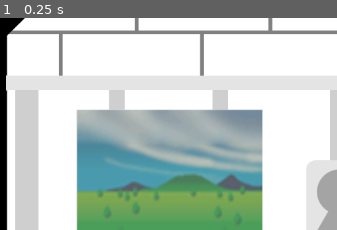
Above: before the commit, frame 1.
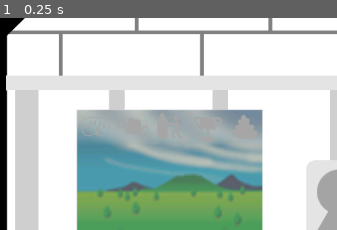
Above: after the commit, the same moment.

Repository: day-dreamxr/Digital-Monster-Online
Game: Godot game, scene res://main.tscn
Two runs of this game, one before a commit and one after it. Both use one fixed random seed, a clock stepped at 60 frames per second and the inputs below.
Inputs:
- Up to frame 1 (0.25 s): no input
The pictures show only the part of the screen within x 0-50%, y 9-59%; the shares and areas given below are measured in that part.

The runs differ from the first frame. In frame 1, 0.3% of the frame differs, in the area x 24-76%, y 44-56%.

Commit message:
Top Row Buttons

Diff:
--- a/main.gd
+++ b/main.gd
@@ -11,6 +11,9 @@
 signal cage_color_changed(new_value: Color)
 signal background_color_changed(new_value: Color)
 signal screen_background_index_changed(new_value: int)
+
+@onready var buttons: Array[TextureButton] = [$ScreenBackground/HBoxContainer/Health, $ScreenBackground/HBoxContainer/Feed, $ScreenBackground/HBoxContainer/Train, $ScreenBackground/HBoxContainer/Battle, $ScreenBackground/HBoxContainer/Flush]
+@onready var focus_index = 0
 
 func _ready() -> void:
 	SaveData.saved.connect(reload_colors)
@@ -27,6 +30,8 @@
 
 func _on_button_pressed() -> void:
 	AudioPlayer.beep.play()
+
+
 
 func _on_options_button_pressed() -> void:
 	%Options.show()
@@ -81,3 +86,9 @@
 
 func _on_web_save_data_picker_file_loaded(content: PackedByteArray, filename: String) -> void:
 	SaveData.import_save_data(content)
+
+func _on_a_pressed() -> void:
+	buttons[focus_index].grab_focus()
+	focus_index += 1
+	if focus_index >= len(buttons):
+		focus_index = 0
--- a/main.tscn
+++ b/main.tscn
@@ -1,10 +1,20 @@
-[gd_scene load_steps=6 format=3 uid="uid://bct4c58g14yqa"]
+[gd_scene load_steps=16 format=3 uid="uid://bct4c58g14yqa"]
 
 [ext_resource type="Script" uid="uid://cy8mwlux2rpy1" path="res://main.gd" id="1_0xm2m"]
+[ext_resource type="Texture2D" uid="uid://b4b6rvhloaega" path="res://sprites/ui/buttons/health.png" id="2_7mycd"]
+[ext_resource type="Texture2D" uid="uid://cicpt2e8h0rj7" path="res://sprites/ui/buttons/health_gray.png" id="2_272bh"]
 [ext_resource type="Texture2D" uid="uid://cihgw5ts6mp1u" path="res://sprites/ui/body.png" id="2_h2yge"]
 [ext_resource type="Texture2D" uid="uid://c3e327e5hafnd" path="res://sprites/ui/cage.png" id="3_1bvp3"]
 [ext_resource type="Texture2D" uid="uid://drjl3ejflvq5q" path="res://sprites/ui/options.png" id="4_1bvp3"]
+[ext_resource type="Texture2D" uid="uid://0jdvs34mnbor" path="res://sprites/ui/buttons/feed_gray.png" id="4_vivmo"]
+[ext_resource type="Texture2D" uid="uid://bykpjg16ev1x3" path="res://sprites/ui/buttons/feed.png" id="5_2cqfq"]
 [ext_resource type="Script" uid="uid://cdau41ruidjsy" path="res://web_file_dialog.gd" id="5_lquwl"]
+[ext_resource type="Texture2D" uid="uid://c117g5y0v0b24" path="res://sprites/ui/buttons/train_gray.png" id="6_yaehf"]
+[ext_resource type="Texture2D" uid="uid://bsjjoh6wgps2n" path="res://sprites/ui/buttons/train.png" id="7_074og"]
+[ext_resource type="Texture2D" uid="uid://57evn3byb1dv" path="res://sprites/ui/buttons/battle_gray.png" id="8_cegan"]
+[ext_resource type="Texture2D" uid="uid://dixkvwe4dui73" path="res://sprites/ui/buttons/battle.png" id="9_82xsv"]
+[ext_resource type="Texture2D" uid="uid://ciw2op5nxa1ki" path="res://sprites/ui/buttons/flush_gray.png" id="10_getpj"]
+[ext_resource type="Texture2D" uid="uid://b20qurp3wnuh4" path="res://sprites/ui/buttons/flush.png" id="11_ryguw"]
 
 [node name="Main" type="Node"]
 script = ExtResource("1_0xm2m")
@@ -21,6 +31,44 @@
 offset_bottom = 132.5
 grow_horizontal = 2
 grow_vertical = 2
+
+[node name="HBoxContainer" type="HBoxContainer" parent="ScreenBackground"]
+layout_mode = 1
+anchors_preset = 5
+anchor_left = 0.5
+anchor_right = 0.5
+offset_left = -133.75
+offset_right = 133.75
+offset_bottom = 40.0
+grow_horizontal = 2
+alignment = 1
+
+[node name="Health" type="TextureButton" parent="ScreenBackground/HBoxContainer"]
+layout_mode = 2
+action_mode = 0
+button_mask = 0
+texture_normal = ExtResource("2_272bh")
+texture_focused = ExtResource("2_7mycd")
+
+[node name="Feed" type="TextureButton" parent="ScreenBackground/HBoxContainer"]
+layout_mode = 2
+texture_normal = ExtResource("4_vivmo")
+texture_focused = ExtResource("5_2cqfq")
+
+[node name="Train" type="TextureButton" parent="ScreenBackground/HBoxContainer"]
+layout_mode = 2
+texture_normal = ExtResource("6_yaehf")
+texture_focused = ExtResource("7_074og")
+
+[node name="Battle" type="TextureButton" parent="ScreenBackground/HBoxContainer"]
+layout_mode = 2
+texture_normal = ExtResource("8_cegan")
+texture_focused = ExtResource("9_82xsv")
+
+[node name="Flush" type="TextureButton" parent="ScreenBackground/HBoxContainer"]
+layout_mode = 2
+texture_normal = ExtResource("10_getpj")
+texture_focused = ExtResource("11_ryguw")
 
 [node name="Digivice" type="TextureRect" parent="."]
 modulate = Color(0.5803922, 0.21960784, 0.18039216, 1)
@@ -73,38 +121,42 @@
 
 [node name="A" type="TextureButton" parent="Cage/Control"]
 layout_mode = 1
-anchors_preset = 5
-anchor_left = 0.5
-anchor_right = 0.5
+anchors_preset = -1
+anchor_left = 0.5
+anchor_top = 0.006
+anchor_right = 0.5
+anchor_bottom = 0.006
 offset_left = -30.5
-offset_right = 28.5
-offset_bottom = 62.0
+offset_top = 0.01999998
+offset_right = 30.5
+offset_bottom = 61.02
 grow_horizontal = 2
 
 [node name="B" type="TextureButton" parent="Cage/Control"]
 layout_mode = 1
-anchors_preset = 8
-anchor_left = 0.5
-anchor_top = 0.5
-anchor_right = 0.5
-anchor_bottom = 0.5
-offset_left = -29.5
-offset_top = -31.0
-offset_right = 29.5
+anchors_preset = -1
+anchor_left = 0.508
+anchor_top = 0.5
+anchor_right = 0.508
+anchor_bottom = 0.5
+offset_left = -30.004002
+offset_top = -30.0
+offset_right = 29.995998
 offset_bottom = 31.0
 grow_horizontal = 2
 grow_vertical = 2
 
 [node name="C" type="TextureButton" parent="Cage/Control"]
 layout_mode = 1
-anchors_preset = 7
-anchor_left = 0.5
-anchor_top = 1.0
-anchor_right = 0.5
-anchor_bottom = 1.0
-offset_left = -29.5
-offset_top = -62.0
-offset_right = 29.5
+anchors_preset = -1
+anchor_left = 0.5
+anchor_top = 0.99700004
+anchor_right = 0.5
+anchor_bottom = 0.99700004
+offset_left = -30.5
+offset_top = -61.01001
+offset_right = 30.5
+offset_bottom = -0.010009766
 grow_horizontal = 2
 grow_vertical = 0
 
@@ -275,7 +327,7 @@
 
 [node name="SaveDataPicker" type="FileDialog" parent="."]
 oversampling_override = 1.0
-title = "Import Save Data"
+title = "Open a File"
 initial_position = 1
 size = Vector2i(1015, 565)
 file_mode = 0
@@ -283,6 +335,7 @@
 filters = PackedStringArray("*.json", "application/json")
 folder_creation_enabled = false
 
+[connection signal="pressed" from="Cage/Control/A" to="." method="_on_a_pressed"]
 [connection signal="pressed" from="Cage/Control/A" to="." method="_on_button_pressed"]
 [connection signal="pressed" from="Cage/Control/B" to="." method="_on_button_pressed"]
 [connection signal="pressed" from="Cage/Control/C" to="." method="_on_button_pressed"]
Binary file added: sprites/ui/buttons/battle.png
Not shown, added: sprites/ui/buttons/battle.png.import
Binary file added: sprites/ui/buttons/battle_gray.png
Not shown, added: sprites/ui/buttons/battle_gray.png.import
Binary file added: sprites/ui/buttons/feed.png
Not shown, added: sprites/ui/buttons/feed.png.import
Binary file added: sprites/ui/buttons/feed_gray.png
Not shown, added: sprites/ui/buttons/feed_gray.png.import
Binary file added: sprites/ui/buttons/flush.png
Not shown, added: sprites/ui/buttons/flush.png.import
Binary file added: sprites/ui/buttons/flush_gray.png
Not shown, added: sprites/ui/buttons/flush_gray.png.import
(and 8 more such lines)
